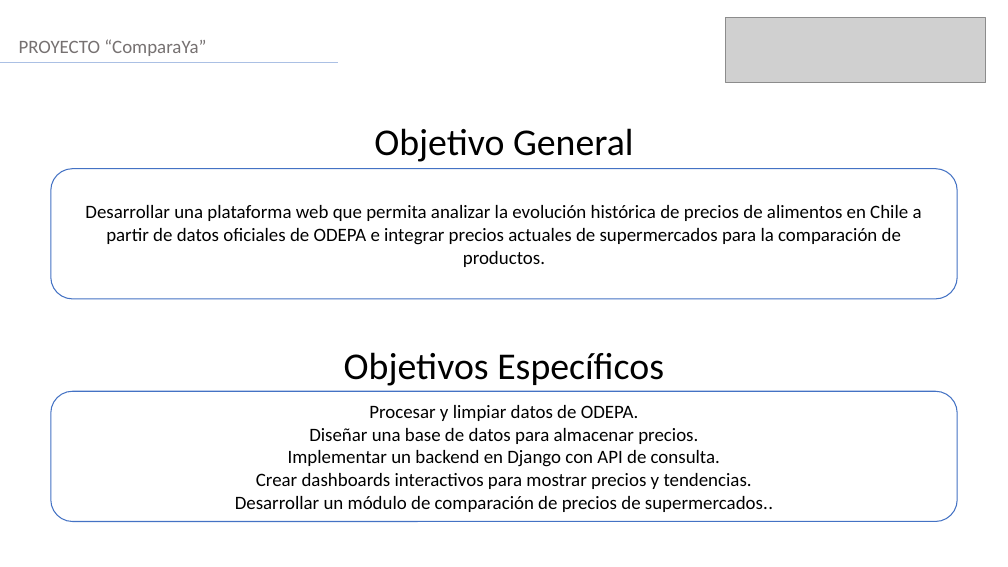
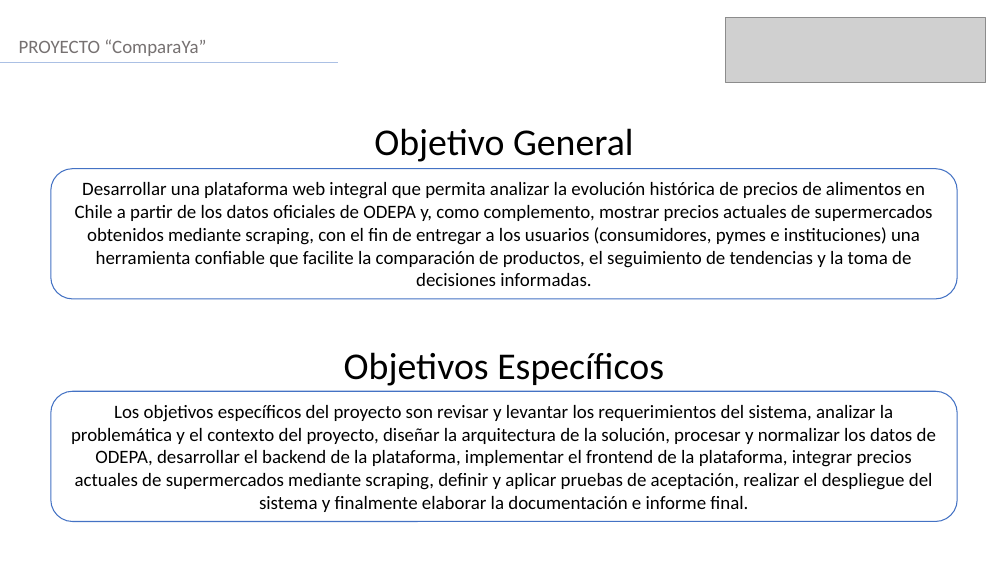
Before and after one commit to FelixCifuentesCid/Grupo09, a slide deck: slide 4 of Fase 1/Evidencias Grupales/Presentacion Proyecto.pptx. Drawn at 1008x567 pixels with LibreOffice and Linux fonts; fonts in the diff are those of the drawing; grey boxes stand for pictures. Boxes give left, top, right and bottom in pixels: in the first picture for what was removed or moved away, otherwise in the second. Text is boxed around its words. In the diff, an @@ line names an element or a change of style, - is before the commit and + after.

```diff
--- a/Fase 1/Evidencias Grupales/Presentacion Proyecto.pptx
+++ b/Fase 1/Evidencias Grupales/Presentacion Proyecto.pptx
@@ text in rounded rectangle at (75, 182, 933, 286): text changed @@
-Desarrollar una plataforma web que permita analizar la evolución histórica de precios de alimentos en Chile a partir de datos oficiales de ODEPA e integrar precios actuales de supermercados para la comparación de productos.
+Desarrollar una plataforma web integral que permita analizar la evolución histórica de precios de alimentos en Chile a partir de los datos oficiales de ODEPA y, como complemento, mostrar precios actuales de supermercados obtenidos mediante scraping, con el fin de entregar a los usuarios (consumidores, pymes e instituciones) una herramienta confiable que facilite la comparación de productos, el seguimiento de tendencias y la toma de decisiones informadas.
@@ text in rounded rectangle at (71, 405, 936, 512): text changed @@
-Procesar y limpiar datos de ODEPA.
-Diseñar una base de datos para almacenar precios.
-Implementar un backend en Django con API de consulta.
-Crear dashboards interactivos para mostrar precios y tendencias.
-Desarrollar un módulo de comparación de precios de supermercados..
+Los objetivos específicos del proyecto son revisar y levantar los requerimientos del sistema, analizar la problemática y el contexto del proyecto, diseñar la arquitectura de la solución, procesar y normalizar los datos de ODEPA, desarrollar el backend de la plataforma, implementar el frontend de la plataforma, integrar precios actuales de supermercados mediante scraping, definir y aplicar pruebas de aceptación, realizar el despliegue del sistema y finalmente elaborar la documentación e informe final.
```
Also in this commit, not shown: 13 other files.
